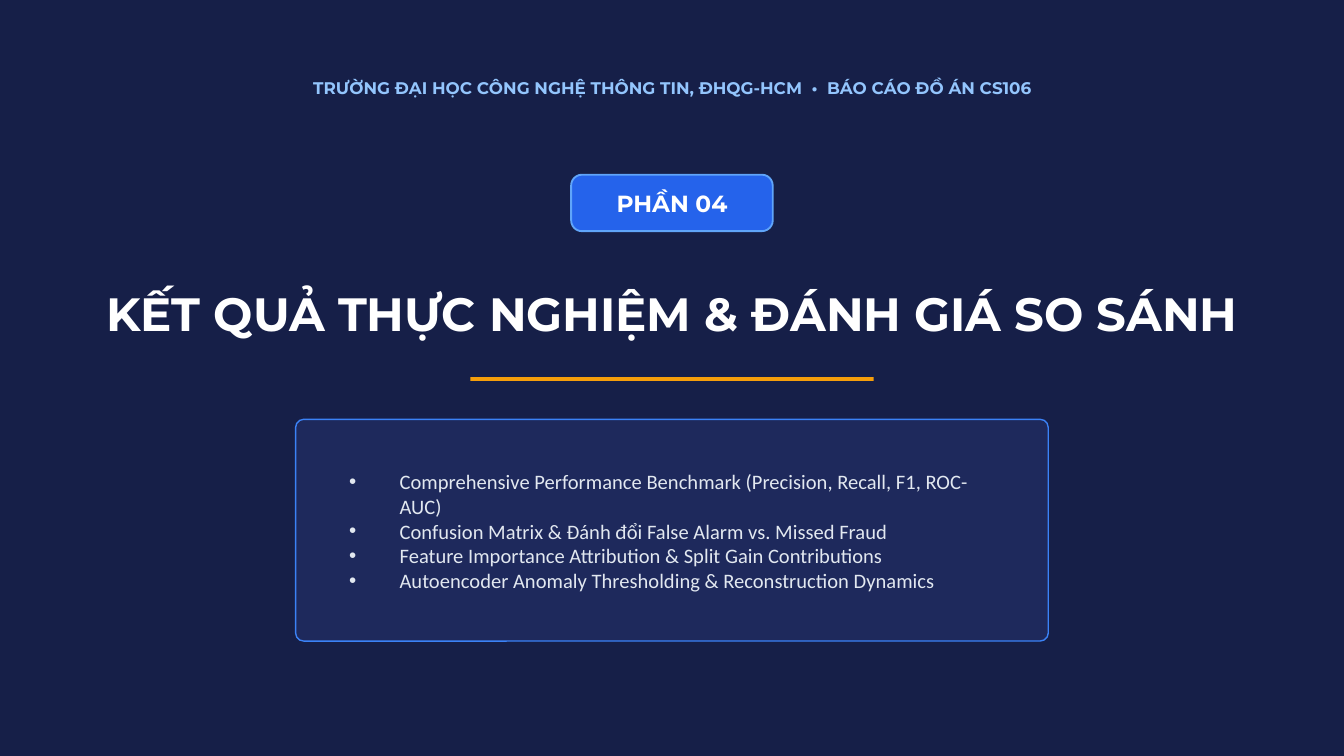
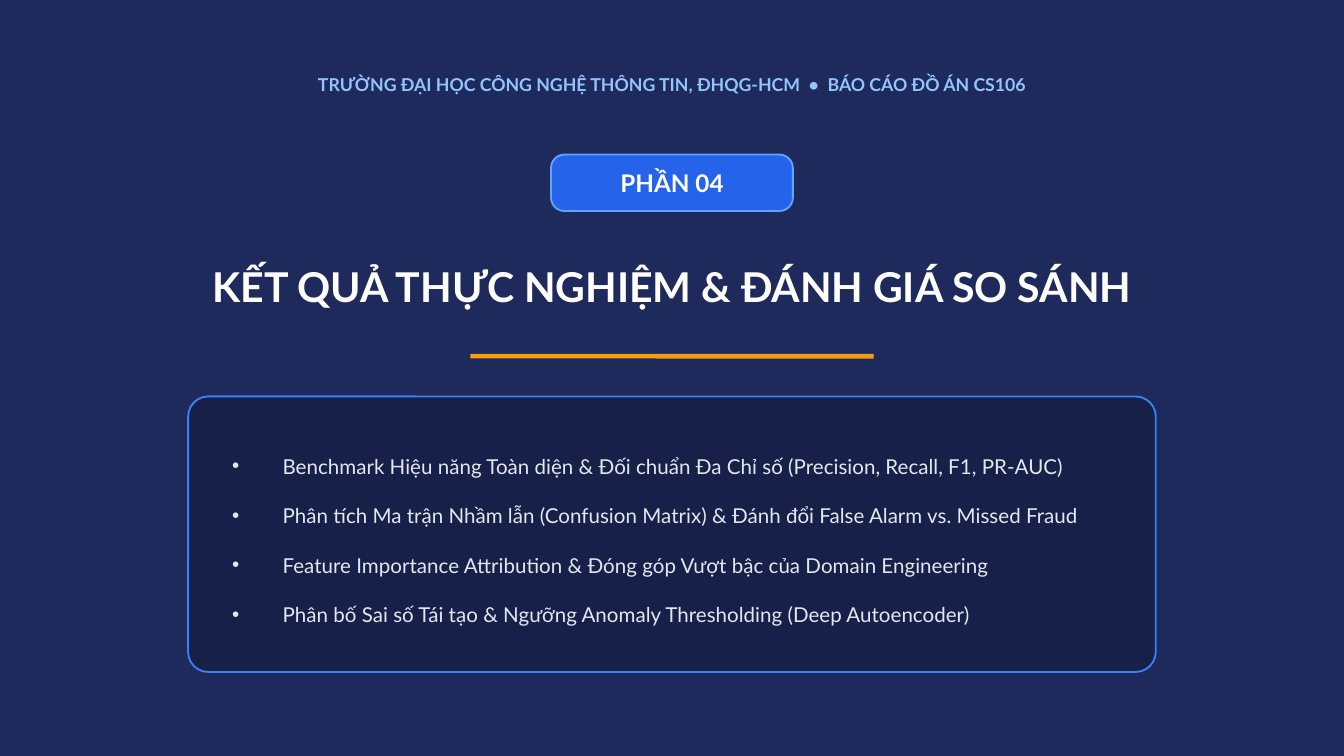
Before and after one commit to uit-25730067-chithanh/CS106-Team09-Fraud-Detection, a slide deck: slide 14 of draft/fraud-detection/slide/[Nhom9]_Slide_FraudDetection_Academic_VN.pptx (slide 15 before the commit). Drawn at 1344x756 pixels with LibreOffice and Linux fonts; fonts in the diff are those of the drawing. Boxes give left, top, right and bottom in pixels: in the first picture for what was removed or moved away, otherwise in the second. Text is boxed around its words. In the diff, an @@ line names an element or a change of style, - is before the commit and + after.

Commit message:
docs(slide): update Vietnamese academic slide deck PPTX and PDF artifacts
- Update [Nhom9]_Slide_FraudDetection_Academic_VN.pptx with refined 21-slide layout and high-res charts
- Regenerate [Nhom9]_Slide_FraudDetection_Academic_VN.pdf for crisp vector presentation
- Standardize academic deck delivery on the Vietnamese presentation format

```diff
--- a/draft/fraud-detection/slide/[Nhom9]_Slide_FraudDetection_Academic_VN.pptx
+++ b/draft/fraud-detection/slide/[Nhom9]_Slide_FraudDetection_Academic_VN.pptx
@@ background #161F48 to #1E295C @@
@@ text "TRƯỜNG ĐẠI HỌC CÔNG NGHỆ ..." at (x1=318, y1=76, x2=1026, y2=95): size 9 to 9.5 pt, font Montserrat to Lato @@
@@ text "PHẦN 04" moved from (x1=617, y1=189, x2=727, y2=213) to (x1=620, y1=171, x2=723, y2=192) @@
@@ text "PHẦN 04" at (x1=620, y1=171, x2=723, y2=192): size 12.5 to 13 pt, font Montserrat to Lato @@
@@ rounded rectangle resized from (x1=571, y1=175, x2=773, y2=231) to (x1=551, y1=155, x2=793, y2=211) @@
@@ rounded rectangle at (x1=551, y1=155, x2=793, y2=211): proportions changed @@
@@ text "KẾT QUẢ THỰC NGHIỆM & ..." moved from (x1=106, y1=285, x2=1238, y2=341) to (x1=212, y1=265, x2=1131, y2=309) @@
@@ text "KẾT QUẢ THỰC NGHIỆM & ..." at (x1=212, y1=265, x2=1131, y2=309): size 25 to 22 pt, font Montserrat to Lato @@
@@ line moved from (470, 379) - (874, 379) to (470, 356) - (874, 356) @@
@@ line (470, 356) - (874, 356): stroke #F59E0B 2 pt to #F59E0B 2.5 pt @@
@@ rounded rectangle resized from (x1=296, y1=419, x2=1048, y2=641) to (x1=188, y1=396, x2=1156, y2=672) @@
@@ rounded rectangle at (x1=188, y1=396, x2=1156, y2=672): fill #1E295C to #172048; outline #3B82F6 0.75 pt to #3B82F6 1 pt; proportions changed @@
@@ text at (x1=283, y1=457, x2=1077, y2=626): text changed; font Calibri to Lato @@
-• Comprehensive Performance Benchmark (Precision, Recall, F1, ROC-AUC)
-• Confusion Matrix & Đánh đổi False Alarm vs. Missed Fraud
-• Feature Importance Attribution & Split Gain Contributions
-• Autoencoder Anomaly Thresholding & Reconstruction Dynamics
+• Benchmark Hiệu năng Toàn diện & Đối chuẩn Đa Chỉ số (Precision, Recall, F1, PR-AUC)
+• Phân tích Ma trận Nhầm lẫn (Confusion Matrix) & Đánh đổi False Alarm vs. Missed Fraud
+• Feature Importance Attribution & Đóng góp Vượt bậc của Domain Engineering
+• Phân bố Sai số Tái tạo & Ngưỡng Anomaly Thresholding (Deep Autoencoder)
```
Also in this commit, not shown: 15 other slides changed, 5 slides added, 8 slides removed, 3 other files.
